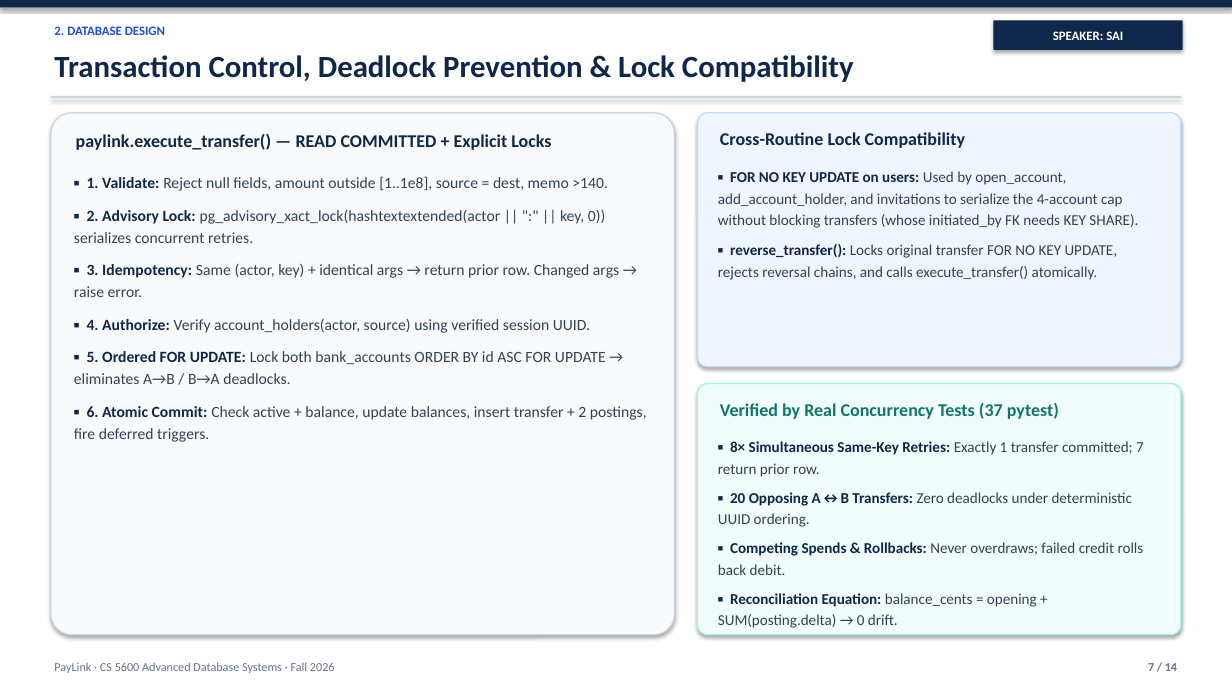
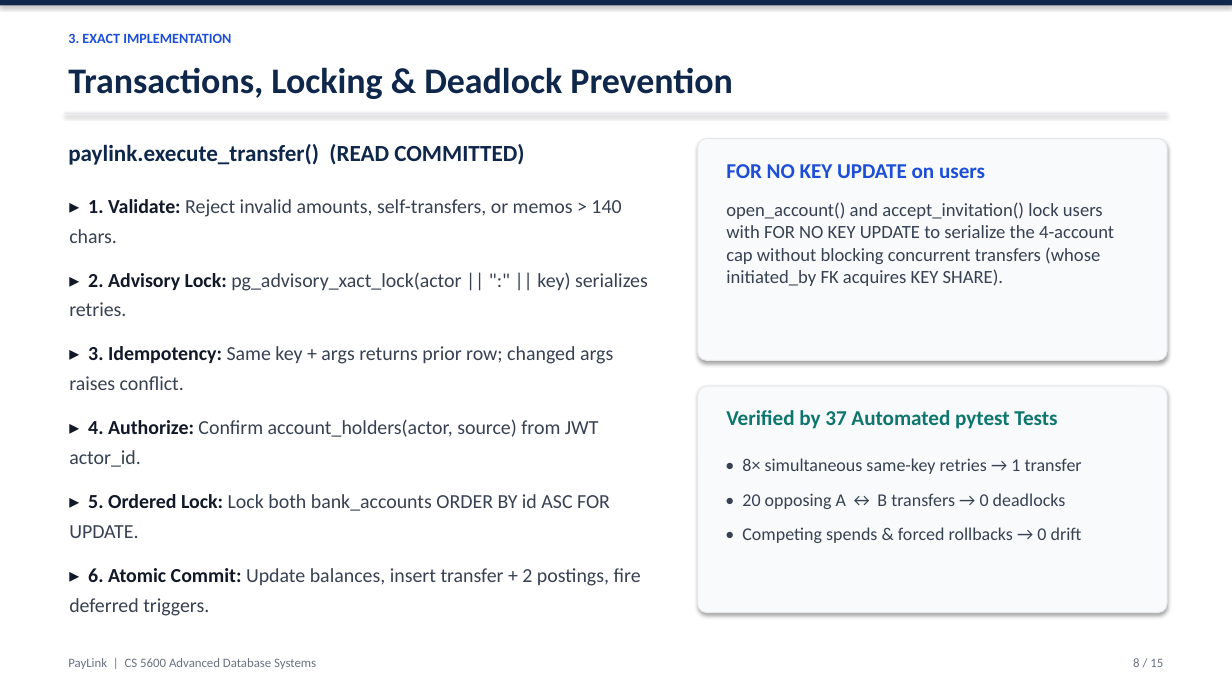
Before and after one commit to venkatasai-kadamati/paylink, a slide deck: slide 8 of docs/adb-final-presentation.pptx (slide 7 before the commit). Drawn at 1232x693 pixels with LibreOffice and Linux fonts; fonts in the diff are those of the drawing. Boxes give left, top, right and bottom in pixels: in the first picture for what was removed or moved away, otherwise in the second. Text is boxed around its words. In the diff, an @@ line names an element or a change of style, - is before the commit and + after.

```diff
--- a/docs/adb-final-presentation.pptx
+++ b/docs/adb-final-presentation.pptx
@@ text removed at [54, 26, 165, 35] @@
-2. DATABASE DESIGN
@@ rounded rectangle removed at [994, 20, 1183, 50] @@
-SPEAKER: SAI
@@ text added at [68, 33, 231, 43], 11 pt, text #1D4ED8, bold @@
+3. EXACT IMPLEMENTATION
@@ text at [68, 67, 733, 99]: text changed; size 24 to 28 pt @@
-Transaction Control, Deadlock Prevention & Lock Compatibility
+Transactions, Locking & Deadlock Prevention
@@ rounded rectangle removed at [51, 113, 675, 635] @@
@@ rectangle: place and size @@
-rectangle at [51, 96, 1181, 98]
+rectangle at [65, 113, 1167, 114]
@@ rectangle at [65, 113, 1167, 114]: fill #CBD5E1 to #E5E7EB @@
@@ text at [68, 144, 524, 165]: text changed; size 14 to 18 pt @@
-paylink.execute_transfer() — READ COMMITTED + Explicit Locks
+paylink.execute_transfer() (READ COMMITTED)
@@ rounded rectangle: place and size @@
-rounded rectangle at [698, 113, 1181, 367]
+rounded rectangle at [698, 139, 1167, 360]
@@ rounded rectangle at [698, 139, 1167, 360]: fill #EFF6FF to #F8FAFC; outline #BFDBFE 1 pt to #E5E7EB 0.75 pt @@
@@ text removed at [720, 132, 965, 148] @@
-Cross-Routine Lock Compatibility
@@ text added at [726, 164, 985, 178], 16.5 pt, text #1D4ED8, bold @@
+FOR NO KEY UPDATE on users
@@ text at [69, 199, 648, 616]: text changed; size 12.2 to 15.5 pt; text colour #334155 to #374151 @@
-▪ 1. Validate: Reject null fields, amount outside [1..1e8], source = dest, memo >140.
-▪ 2. Advisory Lock: pg_advisory_xact_lock(hashtextextended(actor || ":" || key, 0)) serializes concurrent retries.
-▪ 3. Idempotency: Same (actor, key) + identical args → return prior row. Changed args → raise error.
-▪ 4. Authorize: Verify account_holders(actor, source) using verified session UUID.
-▪ 5. Ordered FOR UPDATE: Lock both bank_accounts ORDER BY id ASC FOR UPDATE → eliminates A→B / B→A deadlocks.
-▪ 6. Atomic Commit: Check active + balance, update balances, insert transfer + 2 postings, fire deferred triggers.
+▸ 1. Validate: Reject invalid amounts, self-transfers, or memos > 140 chars.
+▸ 2. Advisory Lock: pg_advisory_xact_lock(actor || ":" || key) serializes retries.
+▸ 3. Idempotency: Same key + args returns prior row; changed args raises conflict.
+▸ 4. Authorize: Confirm account_holders(actor, source) from JWT actor_id.
+▸ 5. Ordered Lock: Lock both bank_accounts ORDER BY id ASC FOR UPDATE.
+▸ 6. Atomic Commit: Update balances, insert transfer + 2 postings, fire deferred triggers.
@@ text at [726, 202, 1114, 286]: text changed; size 11.8 to 14.5 pt; text colour #334155 to #374151 @@
-▪ FOR NO KEY UPDATE on users: Used by open_account, add_account_holder, and invitations to serialize the 4-account cap without blocking transfers (whose initiated_by FK needs KEY SHARE).
-▪ reverse_transfer(): Locks original transfer FOR NO KEY UPDATE, rejects reversal chains, and calls execute_transfer() atomically.
+open_account() and accept_invitation() lock users with FOR NO KEY UPDATE to serialize the 4-account cap without blocking concurrent transfers (whose initiated_by FK acquires KEY SHARE).
@@ rounded rectangle: place and size @@
-rounded rectangle at [698, 384, 1181, 635]
+rounded rectangle at [698, 386, 1167, 613]
@@ rounded rectangle at [698, 386, 1167, 613]: fill #F0FDFA to #F8FAFC; outline #99F6E4 1 pt to #E5E7EB 0.75 pt @@
@@ text at [726, 410, 1057, 429]: text changed; size 14 to 16.5 pt @@
-Verified by Real Concurrency Tests (37 pytest)
+Verified by 37 Automated pytest Tests
@@ text at [742, 458, 1082, 543]: text changed; size 11.8 to 14 pt; text colour #334155 to #374151 @@
-▪ 8× Simultaneous Same-Key Retries: Exactly 1 transfer committed; 7 return prior row.
-▪ 20 Opposing A↔B Transfers: Zero deadlocks under deterministic UUID ordering.
-▪ Competing Spends & Rollbacks: Never overdraws; failed credit rolls back debit.
-▪ Reconciliation Equation: balance_cents = opening + SUM(posting.delta) → 0 drift.
+• 8× simultaneous same-key retries → 1 transfer
+• 20 opposing A ↔ B transfers → 0 deadlocks
+• Competing spends & forced rollbacks → 0 drift
@@ text at [68, 658, 316, 669]: text changed; size 9.5 to 10 pt; text colour #64748B to #6B7280 @@
-PayLink · CS 5600 Advanced Database Systems · Fall 2026
+PayLink | CS 5600 Advanced Database Systems
@@ text added at [1133, 658, 1163, 667], 10 pt, text #6B7280 @@
+8 / 15
@@ text removed at [1148, 663, 1177, 671] @@
-7 / 14
```
Also in this commit, not shown: 5 other slides changed, 9 slides added, 8 slides removed, 2 other files.
